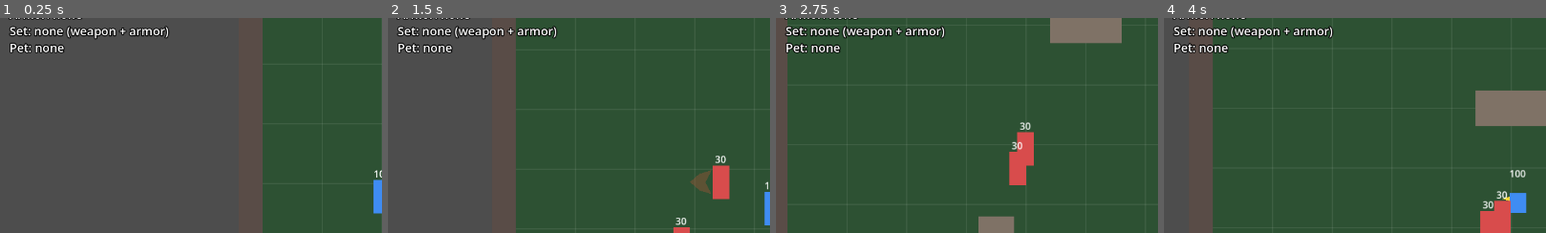
Above: before the commit, frames 1-4 (left to right).
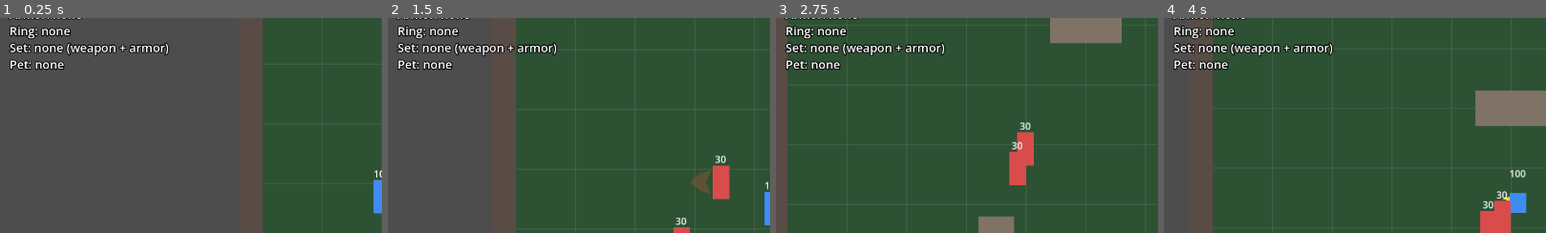
Above: after the commit, the same moments.

Repository: knc219-a11y/second-game
Game: Godot game, scene res://scenes/test_map.tscn
Two runs of this game, one before a commit and one after it. Both use one fixed random seed, a clock stepped at 60 frames per second and the inputs below.
Inputs:
- Up to frame 1 (0.25 s): no input
- Up to frame 2 (1.5 s): hold Right (move_right) 0.53-1.28 s; hold X (attack) 0.53-1.28 s; tap Space (roll) at 0.8, 1.35 s; hold Down (move_down) from 1.28 s (still down)
- Up to frame 3 (2.75 s): tap X (attack) at 1.55 s; release Down (move_down) at 2.03 s; hold Right (move_right) from 2.03 s (still down); hold X (attack) from 2.03 s (still down); tap Space (roll) at 2.3 s
- Up to frame 4 (4 s): release Right (move_right) at 2.78 s; release X (attack) at 2.78 s; hold Up (move_up) 2.78-3.53 s; tap Space (roll) at 2.85, 3.8 s; tap X (attack) at 3.05 s; hold Left (move_left) from 3.53 s (still down); hold X (attack) from 3.53 s (still down)
The pictures show only the part of the screen within x 0-50%, y 8-58%; the shares and areas given below are measured in that part.

The runs differ from the first frame. In frame 1, 2.9% of the frame differs, in the area x 2-45%, y 3-24%; in frame 2, 3.0%; in frame 3, 3.1%; in frame 4, 3.0%.

Commit message:
Gear: Spark Ring third slot - roll grazes enemies, full 3-piece set grows the shockwave
- Ring (rare drop from any enemy, 10%): rolling through an enemy deals 3
  damage once per enemy per roll, no push (no counter trigger).
- Weapon + armor + ring: 3rd-hit shockwave radius 120 -> 170, damage 5 -> 10,
  orange ring. HUD shows the set as 2/3 or 3/3.
- Heal orb: standing on it at full HP and then getting hit now picks it up
  without stepping off.

Co-Authored-By: Claude Opus 5.5 (1M context) <noreply@anthropic.com>
Claude-Session: https://claude.ai/code/session_016EesxYC89Gv4EGrCH5oVZ4

Diff:
--- a/scenes/loot.tscn
+++ b/scenes/loot.tscn
@@ -49,3 +49,14 @@
 [node name="Shine" type="Polygon2D" parent="Visual/Orb"]
 color = Color(1, 1, 1, 0.8)
 polygon = PackedVector2Array(-4, -12, -2, -14, 0, -12, -2, -10)
+
+[node name="Ring" type="Line2D" parent="Visual"]
+visible = false
+points = PackedVector2Array(0, -14, 5, -12, 7, -7, 5, -2, 0, 0, -5, -2, -7, -7, -5, -12)
+closed = true
+width = 3.0
+default_color = Color(1, 0.8, 0.25, 1)
+
+[node name="Gem" type="Polygon2D" parent="Visual/Ring"]
+color = Color(1, 0.4, 0.2, 1)
+polygon = PackedVector2Array(-3, -15, 0, -20, 3, -15, 0, -12)
--- a/scenes/player.tscn
+++ b/scenes/player.tscn
@@ -107,11 +107,21 @@
 theme_override_font_sizes/font_size = 20
 text = "Armor: none"
 
+[node name="RingLabel" type="Label" parent="Hud"]
+offset_left = 16.0
+offset_top = 68.0
+offset_right = 416.0
+offset_bottom = 96.0
+theme_override_constants/outline_size = 6
+theme_override_colors/font_outline_color = Color(0, 0, 0, 1)
+theme_override_font_sizes/font_size = 20
+text = "Ring: none"
+
 [node name="SetLabel" type="Label" parent="Hud"]
 offset_left = 16.0
-offset_top = 68.0
-offset_right = 516.0
-offset_bottom = 96.0
+offset_top = 96.0
+offset_right = 616.0
+offset_bottom = 124.0
 theme_override_constants/outline_size = 6
 theme_override_colors/font_outline_color = Color(0, 0, 0, 1)
 theme_override_font_sizes/font_size = 20
@@ -119,9 +129,9 @@
 
 [node name="PetLabel" type="Label" parent="Hud"]
 offset_left = 16.0
-offset_top = 96.0
+offset_top = 124.0
 offset_right = 516.0
-offset_bottom = 124.0
+offset_bottom = 152.0
 theme_override_constants/outline_size = 6
 theme_override_colors/font_outline_color = Color(0, 0, 0, 1)
 theme_override_font_sizes/font_size = 20
--- a/scripts/enemy.gd
+++ b/scripts/enemy.gd
@@ -46,6 +46,8 @@
 # Separate, rarer roll for the Player's armor (any enemy, tough included).
 # No drop once the Player wears it.
 @export var armor_drop_chance: float = 0.12
+# Separate, rarer roll for the Player's ring (any enemy). No drop once worn.
+@export var ring_drop_chance: float = 0.1
 # Separate, rare roll for a pet of kind pet_drop_kind (player.gd pet_names):
 # normal enemies drop the Red Pup (2); test_map.gd gives the tough variant the
 # Brute Cub (1) and its own chance. No drop while the Player has that same pet.
@@ -286,6 +288,7 @@
 	if hp <= 0:
 		_try_drop_loot()
 		_try_drop_armor()
+		_try_drop_ring()
 		_try_drop_pet()
 		_try_drop_heal()
 		queue_free()
@@ -339,6 +342,21 @@
 	print("%s dropped armor" % name)
 
 
+func _try_drop_ring() -> void:
+	if not is_instance_valid(player) or player.has_ring:
+		return
+	if randf() >= ring_drop_chance:
+		return
+	var loot := loot_scene.instantiate()
+	# Left of the death spot (the heal orb goes right) so all drops stay visible.
+	loot.position = global_position + Vector2(-28, 0)
+	loot.is_ring = true
+	var parent := player.get_parent()
+	parent.add_child.call_deferred(loot)
+	parent.move_child.call_deferred(loot, player.get_index())
+	print("%s dropped a ring" % name)
+
+
 func _try_drop_pet() -> void:
 	if not is_instance_valid(player) or player.pet_kind == pet_drop_kind:
 		return
--- a/scripts/loot.gd
+++ b/scripts/loot.gd
@@ -11,17 +11,28 @@
 @export var is_pet: bool = false
 # Heal orb instead: restores some Player HP; left on the ground at full HP.
 @export var is_heal: bool = false
+# Ring drop instead: shows the Ring shape.
+@export var is_ring: bool = false
 
 
 func _ready() -> void:
 	area_entered.connect(_on_area_entered)
-	var is_weapon := not is_armor and not is_pet and not is_heal
+	var is_weapon := not is_armor and not is_pet and not is_heal and not is_ring
 	$Visual/Sword.visible = is_weapon
 	$Visual/Hilt.visible = is_weapon
 	$Visual/Armor.visible = is_armor
 	$Visual/Pet.visible = is_pet
 	$Visual/Orb.visible = is_heal
+	$Visual/Ring.visible = is_ring
 	$Visual/Glow.visible = not is_heal
+
+
+func _physics_process(_delta: float) -> void:
+	# A heal orb left at full HP: the Player standing on it gets no new
+	# area_entered, so retry while overlapping (it heals once hurt).
+	if is_heal:
+		for area in get_overlapping_areas():
+			_on_area_entered(area)
 
 
 func _on_area_entered(area: Area2D) -> void:
@@ -35,6 +46,8 @@
 		target.equip_pet(tier)
 	elif is_armor:
 		target.equip_armor()
+	elif is_ring:
+		target.equip_ring()
 	else:
 		target.equip_weapon(tier)
 	queue_free()
--- a/scripts/player.gd
+++ b/scripts/player.gd
@@ -57,11 +57,19 @@
 # as small a step as one weapon tier. One armor only for now; R resets it.
 @export var armor_name: String = "Leather Armor"
 @export var armor_damage_reduction: int = 2
+# Third slot: a ring any enemy can rarely drop (see enemy.ring_drop_chance).
+# Once worn, rolling through an enemy grazes it for ring_roll_damage (once per
+# enemy per roll, no push, so it doesn't set off a normal enemy's counter).
+# Small on its own; it mostly turns a dodge into a little damage. R resets it.
+@export var ring_name: String = "Spark Ring"
+@export var ring_roll_damage: int = 3
 # Set effect, on only while any weapon AND the armor are worn: the 3rd combo hit
 # also releases a shockwave ring around the Player's feet. Every enemy inside
 # takes shockwave_damage and is pushed away (left/right) with
 # shockwave_knockback_scale. The ring is an ellipse (y squashed by
 # shockwave_y_scale) to match the top-down 2.5D floor; hit test uses the same shape.
+# With the ring worn too (full set, 3 pieces) the shockwave grows to the
+# full_set_* values: wider, harder and a hotter color.
 @export var set_name: String = "Warrior's Set"
 @export var shockwave_radius: float = 120.0
 @export var shockwave_y_scale: float = 0.5
@@ -69,6 +77,9 @@
 @export var shockwave_knockback_scale: float = 1.5
 @export var shockwave_duration: float = 0.25
 @export var shockwave_color: Color = Color(1, 0.95, 0.6, 1)
+@export var full_set_radius: float = 170.0
+@export var full_set_damage: int = 10
+@export var full_set_color: Color = Color(1, 0.55, 0.2, 1)
 # Pets, one entry per kind (pet_kind 1, 2). Each follows the Player, bites
 # nearby enemies for a little damage (see pet.gd) and lends a small form of its
 # monster's passive:
@@ -125,6 +136,9 @@
 # 0 = unarmed, otherwise the index+1 of the equipped weapon above.
 var weapon_tier: int = 0
 var has_armor: bool = false
+var has_ring: bool = false
+# Enemies already grazed by the current roll (Spark Ring).
+var roll_hit_targets: Array[Node] = []
 var shockwave_time_left: float = 0.0
 var pet: Node2D = null
 # 0 = no pet, otherwise the index+1 of the pet above.
@@ -146,6 +160,7 @@
 # Placeholder readout of the equipped weapon (top-left of the screen).
 @onready var weapon_label: Label = $Hud/WeaponLabel
 @onready var armor_label: Label = $Hud/ArmorLabel
+@onready var ring_label: Label = $Hud/RingLabel
 @onready var set_label: Label = $Hud/SetLabel
 @onready var pet_label: Label = $Hud/PetLabel
 # Placeholder ring for the set shockwave, grows and fades over shockwave_duration.
@@ -155,12 +170,16 @@
 func _ready() -> void:
 	hp = max_hp
 	hp_label.text = str(hp)
+	_build_shockwave_ring()
+
+
+func _build_shockwave_ring() -> void:
 	var points := PackedVector2Array()
 	for i in 33:
 		var a := TAU * i / 32.0
-		points.append(Vector2(cos(a), sin(a) * shockwave_y_scale) * shockwave_radius)
+		points.append(Vector2(cos(a), sin(a) * shockwave_y_scale) * _shockwave_radius())
 	shockwave_ring.points = points
-	shockwave_ring.default_color = shockwave_color
+	shockwave_ring.default_color = full_set_color if has_full_set() else shockwave_color
 
 
 func _physics_process(delta: float) -> void:
@@ -228,6 +247,7 @@
 	roll_time_left = roll_duration
 	hurt_knockback_left = 0.0
 	roll_cooldown_left = roll_cooldown
+	roll_hit_targets.clear()
 	_set_passing_enemies(true)
 	is_invincible = roll_invincible > 0.0
 	# Placeholder look: squashed while rolling, see-through while invincible.
@@ -238,6 +258,8 @@
 func _update_roll(delta: float) -> void:
 	velocity = roll_dir * roll_speed
 	move_and_slide()
+	if has_ring:
+		_roll_graze()
 	roll_time_left -= delta
 	if is_invincible and roll_duration - roll_time_left >= roll_invincible:
 		is_invincible = false
@@ -257,6 +279,25 @@
 	passing_enemies = on
 	set_collision_mask_value(ENEMY_BODY_LAYER, not on)
 	set_collision_layer_value(WORLD_LAYER, not on)
+
+
+# Spark Ring: every enemy hurtbox the Player's hurtbox touches mid-roll takes
+# ring_roll_damage once this roll, with no knockback.
+func _roll_graze() -> void:
+	var hurt_shape: CollisionShape2D = $Hurtbox/CollisionShape2D
+	var query := PhysicsShapeQueryParameters2D.new()
+	query.shape = hurt_shape.shape
+	query.transform = hurt_shape.global_transform
+	query.collision_mask = 2
+	query.collide_with_areas = true
+	query.collide_with_bodies = false
+	for hit in get_world_2d().direct_space_state.intersect_shape(query, 8):
+		var target: Node = hit.collider.get_parent()
+		if target in roll_hit_targets or not target.has_method("take_damage") or target.is_queued_for_deletion():
+			continue
+		roll_hit_targets.append(target)
+		print("Spark Ring grazed %s" % target.name)
+		target.take_damage(ring_roll_damage, 0)
 
 
 func _overlaps_enemy() -> bool:
@@ -347,6 +388,14 @@
 	return weapon_tier > 0 and has_armor
 
 
+func has_full_set() -> bool:
+	return has_set() and has_ring
+
+
+func _shockwave_radius() -> float:
+	return full_set_radius if has_full_set() else shockwave_radius
+
+
 func _release_shockwave() -> void:
 	shockwave_time_left = shockwave_duration
 	_update_shockwave_ring()
@@ -356,10 +405,10 @@
 			continue
 		var offset: Vector2 = enemy.global_position - global_position
 		offset.y /= shockwave_y_scale
-		if offset.length() > shockwave_radius:
+		if offset.length() > _shockwave_radius():
 			continue
 		var dir := facing if is_zero_approx(offset.x) else int(signf(offset.x))
-		enemy.take_damage(shockwave_damage, dir, shockwave_knockback_scale)
+		enemy.take_damage(full_set_damage if has_full_set() else shockwave_damage, dir, shockwave_knockback_scale)
 		count += 1
 	print("Set shockwave hit %d enemies" % count)
 
@@ -373,8 +422,12 @@
 
 
 func _update_set_label() -> void:
-	if has_set():
-		set_label.text = "Set: %s (3rd hit shockwave)" % set_name
+	_build_shockwave_ring()
+	if has_full_set():
+		set_label.text = "Set: %s 3/3 (big 3rd hit shockwave)" % set_name
+		print("Full set active: %s" % set_name)
+	elif has_set():
+		set_label.text = "Set: %s 2/3 (3rd hit shockwave, ring for more)" % set_name
 		print("Set active: %s" % set_name)
 	else:
 		set_label.text = "Set: none (weapon + armor)"
@@ -398,6 +451,15 @@
 	has_armor = true
 	print("Picked up %s (-%d damage taken)" % [armor_name, armor_damage_reduction])
 	armor_label.text = "Armor: %s (-%d damage taken)" % [armor_name, armor_damage_reduction]
+	_update_set_label()
+
+
+func equip_ring() -> void:
+	if has_ring or is_dead:
+		return
+	has_ring = true
+	print("Picked up %s (roll through enemies: %d damage)" % [ring_name, ring_roll_damage])
+	ring_label.text = "Ring: %s (roll graze %d)" % [ring_name, ring_roll_damage]
 	_update_set_label()
 
 
